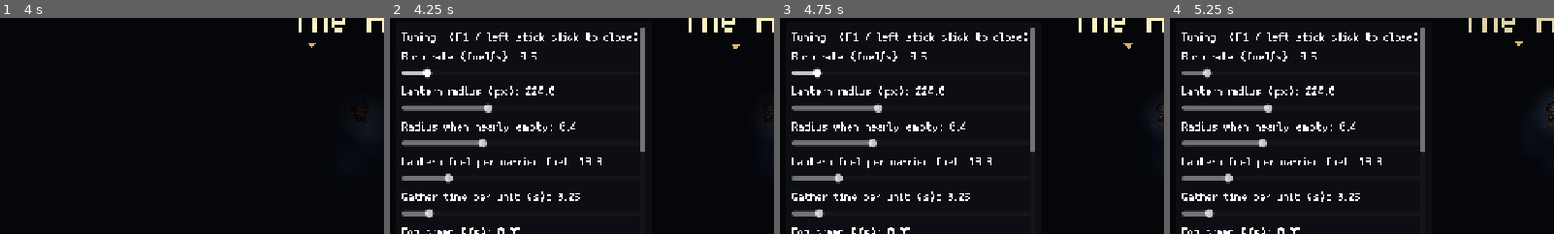
Above: before the commit, frames 1-4 (left to right).
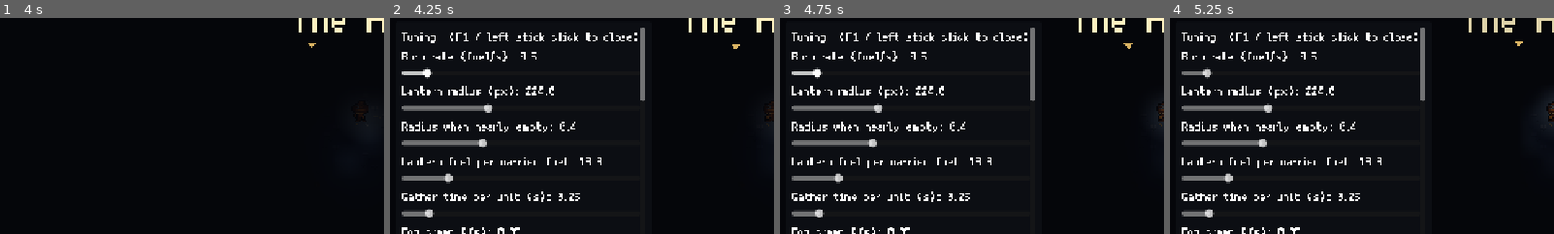
Above: after the commit, the same moments.

Repository: tim-carey-code/lantern-keeper
Game: Godot game, scene res://scenes/main/main.tscn
Same seed, same stepped clock (60 frames per second), same inputs: the game is played once before the commit and once after it.
Inputs (mouse positions are % of the whole screen's width and height, from its top left):
- Up to frame 1 (4 s): tap Enter (ui_accept) at 0.5, 0.77, 1.25, 1.52, 3.02, 3.77 s; move the mouse to (72, 45) at 0.52 s; press the mouse at (72, 45) at 0.53 s; hold D (move_right) 0.53-1.28 s; tap Shift (dash) at 0.8, 1.35, 2.3, 2.85, 3.8 s; move the mouse to (30, 55) at 1.27 s; release the mouse at (30, 55) at 1.28 s; hold S (move_down) 1.28-2.03 s; click (30, 55) at 1.55 s; move the mouse to (60, 27) at 2.02 s; press the mouse at (60, 27) at 2.03 s; hold D (move_right) 2.03-2.78 s; move the mouse to (45, 70) at 2.77 s; release the mouse at (45, 70) at 2.78 s; hold W (move_up) 2.78-3.53 s; click (45, 70) at 3.05 s; move the mouse to (80, 65) at 3.52 s; hold A (move_left) from 3.53 s (still down); tap F (flare) at 3.6 s
- Up to frame 2 (4.25 s): keep holding A (move_left); tap F1 (debug_toggle) at 4.15 s
- Up to frame 3 (4.75 s): keep holding A (move_left); tap Enter (ui_accept) at 4.25, 4.52 s; move the mouse to (20, 34) at 4.27 s; tap E (interact) at 4.35 s; click (20, 34) at 4.55 s
- Up to frame 4 (5.25 s): tap Enter (ui_accept) at 5 s; move the mouse to (55, 50) at 5.02 s; release A (move_left) at 5.03 s; hold S (move_down) from 5.03 s (still down); hold J (journal) from 5.03 s (still down); click (55, 50) at 5.17 s
The pictures show only the part of the screen within x 0-50%, y 26-76%; the shares and areas given below are measured in that part.

Frame 1 is identical in both runs. In frame 2, 0.3% of the frame differs, in the area x 65-67%, y 38-63%; in frame 3, 0.3%; in frame 4, 0.3%.

Commit message:
Tuning panel (F1): combat kit rows (beam, burst, dash, elites, warmth); ward rows removed

Diff:
--- a/scripts/ui/debug_panel.gd
+++ b/scripts/ui/debug_panel.gd
@@ -20,9 +20,26 @@
 	["wick_speed", "Wickling speed", 20.0, 160.0, 5.0],
 	["wick_drain_per_sec", "Wickling drain (fuel/s)", 0.0, 15.0, 0.5],
 	["warmth_drain_per_sec", "Warmth loss on touch (/s)", 0.0, 100.0, 5.0],
-	["ward_radius", "Ward radius (px)", 50.0, 250.0, 5.0],
-	["ward_dps", "Ward damage (hp/s)", 0.5, 12.0, 0.25],
-	["ward_drain_per_sec", "Ward lamp drain (/s)", 0.05, 1.0, 0.05],
+	# Keeper's Light combat kit
+	["kl_beam_dps", "Beam damage (hp/s)", 1.0, 20.0, 0.5],
+	["kl_beam_len", "Beam length (px)", 80.0, 480.0, 10.0],
+	["kl_beam_half_width", "Beam half-width (px)", 4.0, 40.0, 1.0],
+	["kl_beam_cost", "Beam charge cost (/s)", 0.0, 1.0, 0.05],
+	["kl_beam_walk", "Walk speed while beaming", 0.2, 1.0, 0.05],
+	["kl_burst_radius", "Burst radius (px)", 40.0, 300.0, 5.0],
+	["kl_burst_dmg", "Burst damage", 0.0, 10.0, 0.25],
+	["kl_burst_knock", "Burst knockback (px)", 0.0, 400.0, 10.0],
+	["kl_burst_cd", "Burst cooldown (s)", 0.2, 10.0, 0.1],
+	["kl_burst_cost", "Burst charge cost", 0.0, 1.0, 0.05],
+	["kl_dash_dist", "Dash distance (px)", 30.0, 300.0, 5.0],
+	["kl_dash_cd", "Dash cooldown (s)", 0.1, 5.0, 0.05],
+	["kl_dash_cost", "Dash charge cost", 0.0, 0.5, 0.01],
+	["hand_lamp_recharge_per_sec", "Lamp recharge in light (/s)", 0.0, 2.0, 0.05],
+	["wick_hp", "Wickling hp", 1.0, 20.0, 0.5],
+	["kl_elite_hp", "Elite hp", 1.0, 40.0, 0.5],
+	["kl_elite_shell", "Elite shell", 0.0, 20.0, 0.5],
+	["kl_elite_speed", "Elite speed", 10.0, 160.0, 5.0],
+	["warmth_max", "Warmth (health)", 20.0, 300.0, 5.0],
 	["wick_scrap_chance", "Wickling scrap drop chance", 0.0, 1.0, 0.05],
 ]
 
